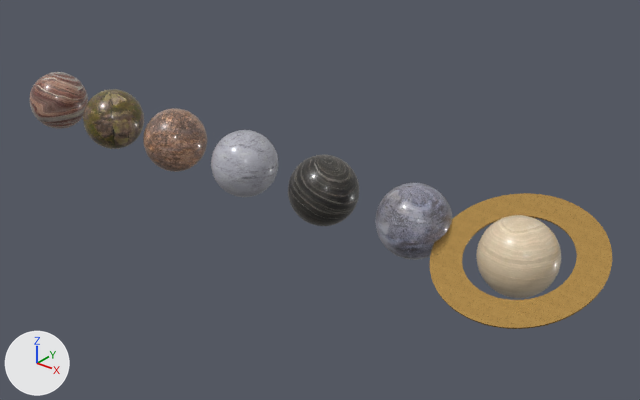
Two versions of the glTF model plugins/src/orrery/assets/orrery-planets-hd.glb, one commit apart.
Before and after are seen from a 50 mm camera at (25.95, -17.6, 5.57) aimed at (11.23, 0.8, -5.84). Lighting does not change. The marker at lower left points along +X, +Y and +Z. The picture after the commit comes second. Where no turn or scale is listed for an object, it has been applied to the vertices. Vertices at exactly the same position are counted once.
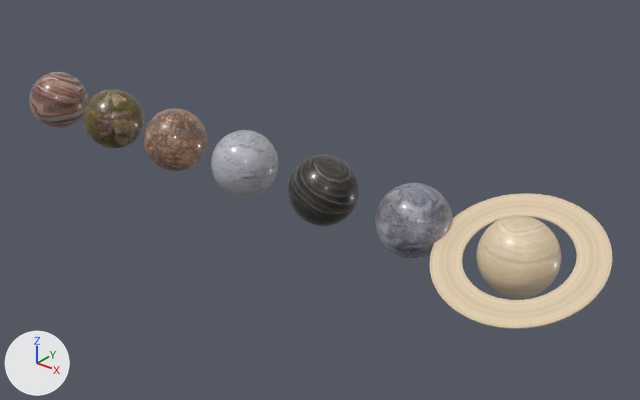
Location of each change, (x1, y1, x2, y2) in pixels of the pictures (640 x 400 px):
part 1 of me_mesh_5, surface changed
    both: (423, 209, 453, 257)
part 2 of me_mesh_6, recoloured (brown to beige)
    both: (430, 193, 612, 329)
part 3 of me_mesh_7, surface changed
    both: (476, 215, 561, 298)

The change, as a diff of the scene's bpy script:
```diff
--- a/plugins/src/orrery/assets/orrery-planets-hd.glb.py
+++ b/plugins/src/orrery/assets/orrery-planets-hd.glb.py
@@ img_planet_atlas @@
+img_planet_atlas = load_image('planet_atlas', '_unpacked/planet_atlas', 512, 512, 'sRGB')
@@ mat_planet_atlas @@
+mat_planet_atlas = bpy.data.materials.new('planet-atlas')
+# uses the picture img_planet_atlas
@@ me_mesh_5 @@
 me_mesh_5.from_pydata(...)  # 1106 vertices, 2208 faces; spans x 1.15..3.15, y -3.15..-1.15, z 0.0..2.0
 # used by ob_mesh_5; location = (12.85, 2.15, -6.0)
-me_mesh_5.materials.append(mat_planet_glacier)
+# me_mesh_5 part 1: texture (UV) coordinates of 2196 of 2208 faces, centred in x 1.16..3.14, y -3.14..-1.16, z 0.01..1.99, changed; they spanned u 0.0..0.06, v 0.94..1.0 and now span u 0.03..0.06, v 0.95..0.97
+me_mesh_5.materials.append(mat_planet_atlas)
@@ me_mesh_6 @@
 me_mesh_6.from_pydata(...)  # 768 vertices, 1536 faces; spans x 0.0..4.3, y -4.37..-0.37, z -0.7..0.95
 # used by ob_mesh_6; location = (15.85, 2.37, -5.12)
+# me_mesh_6 part 2: 1536 faces spanning x 0.0..4.3, y -4.37..-0.37, z -0.7..0.95 switch from mat_brass_brushed to mat_planet_atlas
@@ me_mesh_7 @@
 me_mesh_7.from_pydata(...)  # 1106 vertices, 2208 faces; spans x 1.15..3.15, y -3.15..-1.15, z 0.0..2.0
 # used by ob_mesh_7; location = (15.85, 2.15, -6.0)
-me_mesh_7.materials.append(mat_planet_saturn)
+# me_mesh_7 part 3: texture (UV) coordinates of 2205 of 2208 faces, centred in x 1.16..3.14, y -3.14..-1.16, z 0.01..1.99, changed; they spanned u 0.0..0.06, v 0.94..1.0 and now span u 0.0..0.03, v 0.94..0.95
+me_mesh_7.materials.append(mat_planet_atlas)
```
